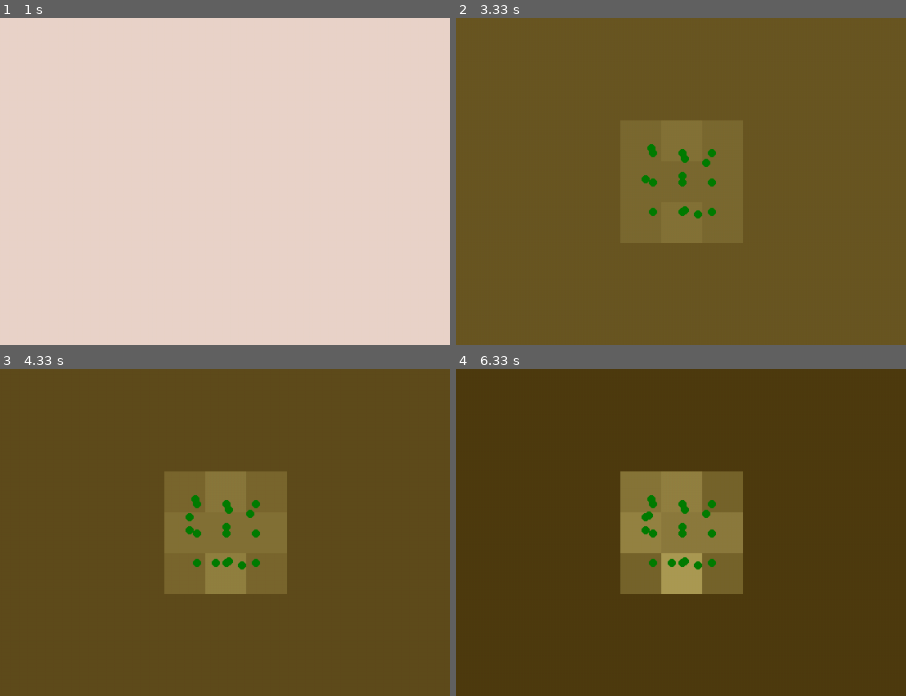
Above: before the commit, frames 1-4 (two rows, left to right).
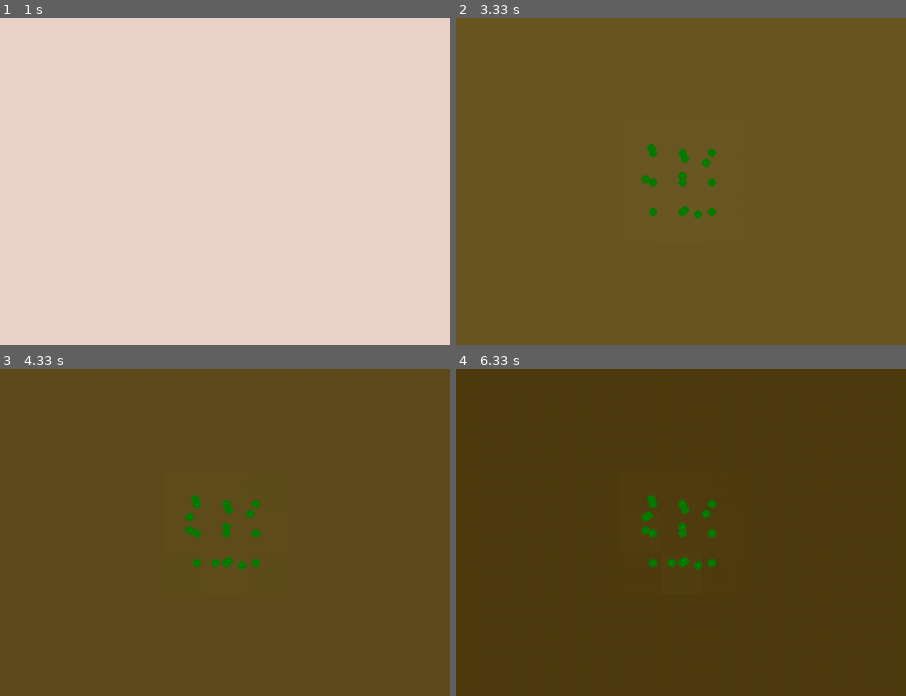
Above: after the commit, the same moments.

Repository: Rashvin20/modellingandsimulationteam20
Game: pygame game, started from main.py.py
Same seed, same stepped clock (60 frames per second), same inputs: the game is played once before the commit and once after it.
Inputs:
- Up to frame 1 (1 s): no input
- Up to frame 2 (3.33 s): no input
- Up to frame 3 (4.33 s): no input
- Up to frame 4 (6.33 s): no input
The pictures show only the part of the screen within x 18-68%, y 16-66%; the shares and areas given below are measured in that part.

Frame 1 is identical in both runs. In frame 2, 2.1% of the frame differs, in the area x 45-55%, y 31-69%; in frame 3, 9.5%; in frame 4, 9.7%, in the area x 36-64%, y 31-69%.

Commit message:
Eating mechanics, death mechanics, predator/prey are all working, this is kind of the "1.0" version

Diff:
--- a/main.py.py
+++ b/main.py.py
@@ -27,9 +27,6 @@
 pygame.display.update()
 
 
-# trees +=[libs.Tree()]
-# pygame.display.update()
-
 timestep = pygame.USEREVENT + 1
 pygame.time.set_timer(timestep, 1000)
 
@@ -53,8 +50,8 @@
             more_function.Pygame_Display.show_nutrients(nutri_map)
 
             #make trees eat nutrients
-            for tree in trees: #temporary
-                nutri_map[int(tree.y_pos//nutri_quare_size)][int(tree.x_pos//nutri_quare_size)].nutrient_amount *= 0.9
+            more_function.Simulation.tree_eat_nutrients(trees, nutri_map)
+            more_function.Pygame_Display.show_nutrients(nutri_map)
 
 
             #tree reproduction
--- a/more_function.py
+++ b/more_function.py
@@ -42,3 +42,8 @@
         for nutri_row in nutri_map:
             for nutri in nutri_row:
                 nutri.replenish()
+
+    @classmethod
+    def tree_eat_nutrients(cls, tree_list, nutri_map):
+        for tree in tree_list:
+            tree.eat(nutri_map, tree_list)
--- a/objects.py
+++ b/objects.py
@@ -9,8 +9,10 @@
     def __init__(self, x_pos = None, y_pos = None):
         self.age = 0
         #self.age_expectancy = age_expectancy
-        self.growth_pts = 0 #earn points if grows
-        self.reserves_pts = 0 #loose pts if no food, die if <0
+        self.growth = 0.01 #percentage of growth, at birth we assume it has 1% of its adult size
+        self.reserves = 0 #loose pts if no food, die if <0
+        self.size = 0.1 #no idea what unit that would be
+        self.max_size = 15 #15m
         # self.x_pos = random.randint(0, windows_width)
         # self.y_pos = random.randint(0, windows_height)
 
@@ -44,56 +46,74 @@
         new_y = self.y_pos + (random.randint(0,1)*2-1)*random.expovariate(coef)
         trees_list.append(Tree(new_x, new_y))
 
-    def eat(self, map):
-        hunger = self.hunger()
+    def eat(self, map, tree_list):
+        coef_ntt = 1/750 #nutrient to tree coefficient (1 nutri square can feed 750pt of hunger, when 1 adult tree eats 150pt)
+        coef_min_nutri = 0.001
 
-        #check if
+        #check available nutrients
+        available_nutrients = map[int(self.y_pos//nutri_quare_size)][int(self.x_pos//nutri_quare_size)].nutrient_amount #in %
 
-        if map[m.floor(self.Y)][m.floor(self.X)] > hunger:
-            map[m.floor(self.Y)][m.floor(self.X)] -= hunger
+        #reserve and survival hunger
+        survival_hunger = self.survival_hunger() #food tree must eat to stay alive
+        res_hunger = (self.max_reserves() - self.reserves) #how much tree wants to eat to fill its reserves
+        total_hunger = survival_hunger + res_hunger
+        nutrients_absorbed = total_hunger * min([1, available_nutrients*5]) #if less than 20% nutrients, tree has trouble absorbing nutrients
+        food_for_tree = nutrients_absorbed - survival_hunger #food for survival dissapears, rest is for tree reserves
+        self.reserves += food_for_tree
+        #remove nutrients from ground
+        map[int(self.y_pos//nutri_quare_size)][int(self.x_pos//nutri_quare_size)].nutrient_amount = \
+            max([coef_min_nutri, available_nutrients - coef_ntt * nutrients_absorbed]) #never make it less than minimum amount
 
-    def hunger(self):
+
+        #growth hunger
+        if self.reserves > self.max_reserves() * 0.9: #if tree has filled 90% of its reserves
+            available_nutrients = map[int(self.y_pos//nutri_quare_size)][int(self.x_pos//nutri_quare_size)].nutrient_amount #update available nutrients
+            desired_growth = self.growth * 1.2 - self.growth**2 * 0.2 #takes about 40 years to reach full size
+            self.growth = desired_growth * min([1, available_nutrients*5]) #if less than 20% nutrients, tree has trouble absorbing nutrients
+
+        #check if tree dies of hunger
+        if self.reserves < 0:
+            self.kill(tree_list)
+
+
+    def survival_hunger(self):
         """
-        Returns how much ground nutrients the tree must eat
+        Returns how much ground nutrients the tree must eat to stay alive
         """
-        # #parameters
-        # x_offset = 5
-        # coef1 = self.fully_grown_age/10
+        coef = 5
 
-        # #formula is modified sigmoid for a constrained growth
-        # hunger = 1/(1+m.exp(-self.age * coef1 + x_offset))
+        return m.exp(self.growth * coef)
 
-        coef = 1
 
-        hunger = self.size() * coef
+    # def size(self):
+    #     """
+    #     How big the tree is, on a 0-1 scale, where 0 is smallest and 1 is biggest.
+    #     Size is used to calculate other properties of the tree.
+    #     """
+    #     #parameters
+    #     x_offset = 5
+    #     coef1 = self.fully_grown_age/10
 
-        return hunger
-
-    def size(self):
-        """
-        How big the tree is, on a 0-1 scale, where 0 is smallest and 1 is biggest.
-        Size is used to calculate other properties of the tree.
-        """
-        #parameters
-        x_offset = 5
-        coef1 = self.fully_grown_age/10
-
-        #formula is modified sigmoid for a constrained growth
-        return 1/(1+m.exp(-self.age * coef1 + x_offset))
+    #     #formula is modified sigmoid for a constrained growth
+    #     return 1/(1+m.exp(-self.age * coef1 + x_offset))
 
     def max_reserves(self):
         """
         Maximum amount of reserves (food to eat when there is no food) a tree can have
         """
-        max_reserves = self.size()
+        coef = 5.8
 
-        pass
+        return m.exp(self.growth * coef)
 
-    def max_food_abs(self):
+    def kill(self, tree_list):
         """
-        Maximum amount of food that tree can absorb at once
+        kill the current tree
         """
-        pass
+        tree_list.remove(self)
+
+        del self
+
+
 
 
 
